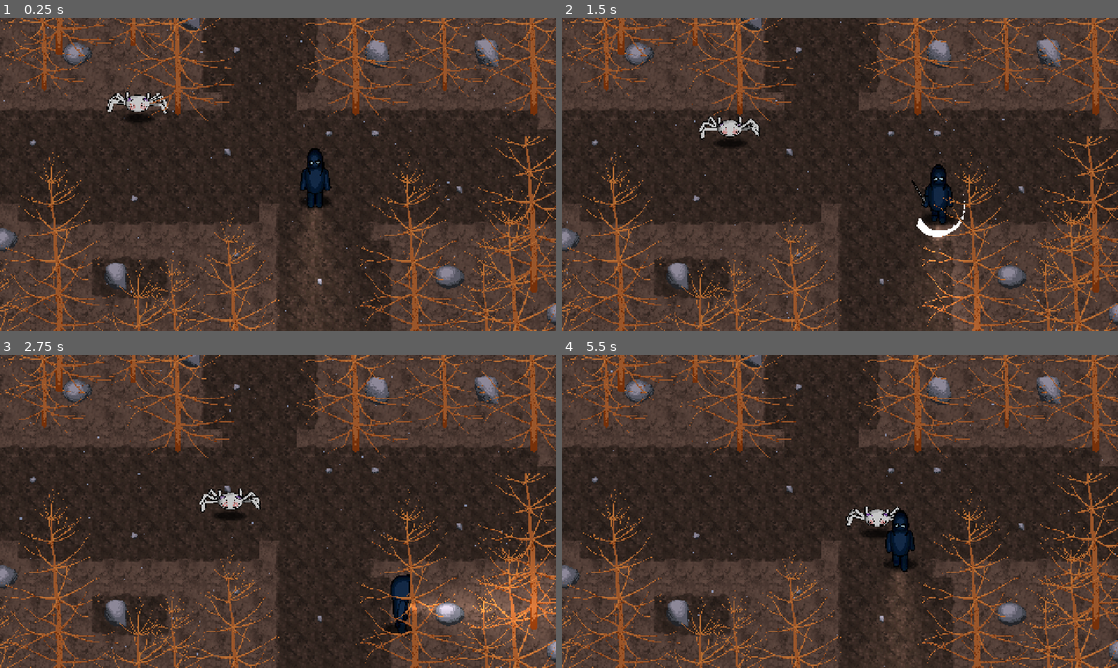
Above: before the commit, frames 1-4 (two rows, left to right).
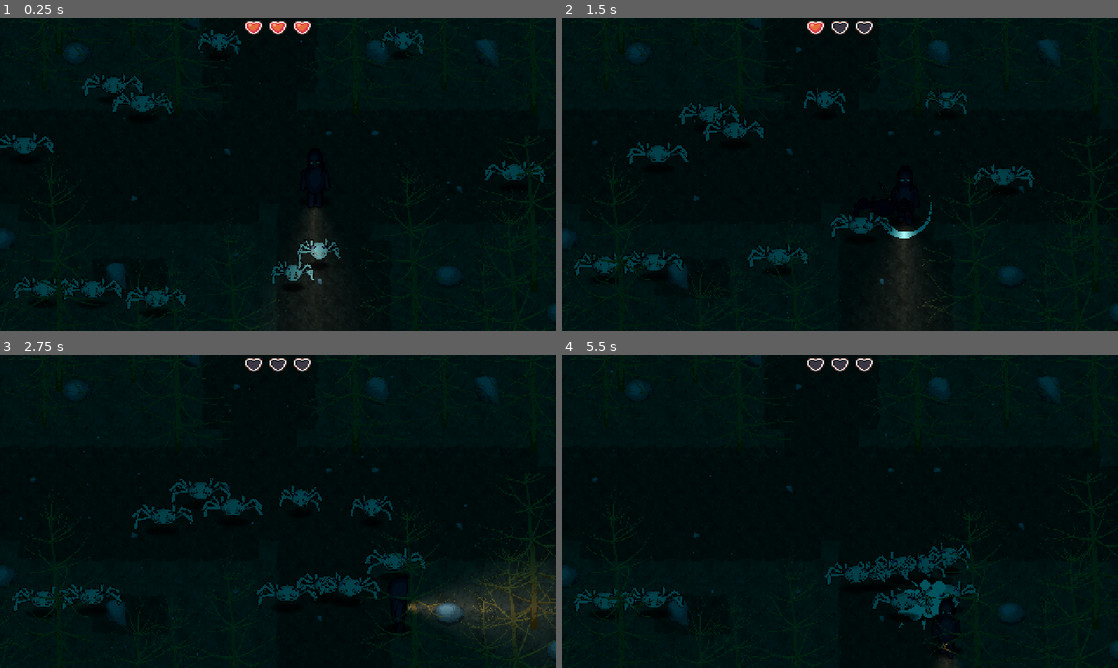
Above: after the commit, the same moments.

Repository: Schoji/horouge
Game: Godot game, scene res://Scenes/playground.tscn
Two runs of this game, one before a commit and one after it. Both use one fixed random seed, a clock stepped at 60 frames per second and the inputs below.
Inputs (mouse positions are in pixels of both pictures, inside the frame that each line leads up to):
- Up to frame 1 (0.25 s): no input
- Up to frame 2 (1.5 s): move the mouse to (962, 158) at 0.52 s; press the mouse at (962, 158) at 0.53 s; hold D (right) 0.53-1.28 s; move the mouse to (728, 190) at 1.27 s; release the mouse at (728, 190) at 1.28 s; hold S (down) from 1.28 s (still down); click (728, 190) at 1.35 s
- Up to frame 3 (2.75 s): move the mouse to (333, 442) at 2.02 s; release S (down) at 2.03 s; press the mouse at (333, 442) at 2.03 s; hold D (right) from 2.03 s (still down)
- Up to frame 4 (5.5 s): move the mouse to (812, 574) at 2.77 s; release D (right) at 2.78 s; release the mouse at (812, 574) at 2.78 s; hold W (up) 2.78-3.53 s; click (812, 574) at 2.85 s; move the mouse to (1006, 558) at 3.52 s; press the mouse at (1006, 558) at 3.53 s; hold A (left) 3.53-5.03 s; move the mouse to (673, 464) at 4.27 s; release the mouse at (673, 464) at 4.28 s; click (673, 464) at 4.35 s; move the mouse to (867, 511) at 5.02 s; press the mouse at (867, 511) at 5.03 s; hold S (down) from 5.03 s (still down)

The runs differ from the first frame. In frame 1, 99% of the frame differs, in the area x 0-100%, y 0-100%; in frame 2, 99%; in frame 3, 100%; in frame 4, 99%.

Commit message:
Added heart bar

Diff:
--- a/Enemy/Enemy.tscn
+++ b/Enemy/Enemy.tscn
@@ -527,9 +527,10 @@
 }
 
 [sub_resource type="RectangleShape2D" id="RectangleShape2D_fkela"]
-size = Vector2(23, 43)
+size = Vector2(36, 20)
 
 [sub_resource type="RectangleShape2D" id="RectangleShape2D_d2k2y"]
+size = Vector2(35.263645, 9.870235)
 
 [sub_resource type="Animation" id="Animation_fbm3w"]
 length = 0.001
@@ -628,13 +629,15 @@
 [node name="Hitbox" parent="." instance=ExtResource("4_fkela")]
 
 [node name="CollisionShape2D" type="CollisionShape2D" parent="Hitbox"]
-position = Vector2(-0.5, 2.5)
 shape = SubResource("RectangleShape2D_fkela")
 
 [node name="HurtBox" parent="." instance=ExtResource("5_d2k2y")]
+position = Vector2(0, -1)
+scale = Vector2(1.0658864, -1.1439674)
 
 [node name="CollisionShape2D" type="CollisionShape2D" parent="HurtBox"]
-scale = Vector2(1.1160159, 2.1765454)
+position = Vector2(-1.8626451e-09, -2.9802322e-08)
+scale = Vector2(1.1160158, 2.1765454)
 shape = SubResource("RectangleShape2D_d2k2y")
 
 [node name="DestroySprite" type="Sprite2D" parent="."]
--- a/Player/Player.tscn
+++ b/Player/Player.tscn
@@ -1,9 +1,10 @@
-[gd_scene load_steps=34 format=3 uid="uid://dpyjkn1nxm28c"]
+[gd_scene load_steps=38 format=3 uid="uid://dpyjkn1nxm28c"]
 
 [ext_resource type="Script" uid="uid://bibr0jv7bb4yx" path="res://Player/Scripts/player.gd" id="1_8g4oa"]
 [ext_resource type="Texture2D" uid="uid://dr1sv73afvs46" path="res://Assets/player_palette.png" id="2_j23h2"]
 [ext_resource type="Script" uid="uid://80n574d13weu" path="res://Player/Scripts/player_state_machine.gd" id="2_q3lat"]
 [ext_resource type="Script" uid="uid://cno5tpa6wayky" path="res://Player/Scripts/state_idle.gd" id="3_ddoul"]
+[ext_resource type="AudioStream" uid="uid://b2djvra6r6rty" path="res://Enemy/Audio/hit_00.wav" id="3_dm7nj"]
 [ext_resource type="Texture2D" uid="uid://bnh64na6ya7xe" path="res://Player/Sprites/AttackSprite01.png" id="3_vlldt"]
 [ext_resource type="Script" uid="uid://dueq7oc8gti2f" path="res://Player/Scripts/state_walk.gd" id="4_8g4oa"]
 [ext_resource type="Texture2D" uid="uid://dcd7i73b3dcs6" path="res://Player/Sprites/Shadow.png" id="4_j23h2"]
@@ -28,6 +29,30 @@
 "update": 1,
 "values": [82]
 }
+tracks/1/type = "value"
+tracks/1/imported = false
+tracks/1/enabled = true
+tracks/1/path = NodePath("Sprite2D:position")
+tracks/1/interp = 1
+tracks/1/loop_wrap = true
+tracks/1/keys = {
+"times": PackedFloat32Array(0),
+"transitions": PackedFloat32Array(1),
+"update": 0,
+"values": [Vector2(0, 0)]
+}
+tracks/2/type = "value"
+tracks/2/imported = false
+tracks/2/enabled = true
+tracks/2/path = NodePath("Sprite2D:self_modulate")
+tracks/2/interp = 1
+tracks/2/loop_wrap = true
+tracks/2/keys = {
+"times": PackedFloat32Array(0),
+"transitions": PackedFloat32Array(1),
+"update": 0,
+"values": [Color(1, 1, 1, 1)]
+}
 
 [sub_resource type="Animation" id="Animation_v0k0e"]
 resource_name = "attack_down"
@@ -177,6 +202,141 @@
 "transitions": PackedFloat32Array(1, 1),
 "update": 0,
 "values": [22, 23]
+}
+
+[sub_resource type="Animation" id="Animation_d7xyo"]
+resource_name = "stun_down"
+length = 0.4
+tracks/0/type = "value"
+tracks/0/imported = false
+tracks/0/enabled = true
+tracks/0/path = NodePath("Sprite2D:frame")
+tracks/0/interp = 1
+tracks/0/loop_wrap = true
+tracks/0/keys = {
+"times": PackedFloat32Array(0, 0.4),
+"transitions": PackedFloat32Array(1, 1),
+"update": 0,
+"values": [80, 85]
+}
+tracks/1/type = "value"
+tracks/1/imported = false
+tracks/1/enabled = true
+tracks/1/path = NodePath("Sprite2D:position")
+tracks/1/interp = 1
+tracks/1/loop_wrap = true
+tracks/1/keys = {
+"times": PackedFloat32Array(0, 0.2, 0.4),
+"transitions": PackedFloat32Array(1, 1, 1),
+"update": 0,
+"values": [Vector2(0, 0), Vector2(0, 10), Vector2(0, 0)]
+}
+tracks/2/type = "value"
+tracks/2/imported = false
+tracks/2/enabled = true
+tracks/2/path = NodePath("Sprite2D:self_modulate")
+tracks/2/interp = 1
+tracks/2/loop_wrap = true
+tracks/2/keys = {
+"times": PackedFloat32Array(0.033333335, 0.2, 0.4),
+"transitions": PackedFloat32Array(1, 1, 1),
+"update": 0,
+"values": [Color(1, 1, 1, 1), Color(0.93608564, 0, 0.2260921, 1), Color(1, 1, 1, 1)]
+}
+tracks/3/type = "audio"
+tracks/3/imported = false
+tracks/3/enabled = true
+tracks/3/path = NodePath("Audio/AudioStreamPlayer2D")
+tracks/3/interp = 1
+tracks/3/loop_wrap = true
+tracks/3/keys = {
+"clips": [{
+"end_offset": 0.0,
+"start_offset": 0.0,
+"stream": ExtResource("3_dm7nj")
+}],
+"times": PackedFloat32Array(0.06666667)
+}
+tracks/3/use_blend = true
+
+[sub_resource type="Animation" id="Animation_evw08"]
+resource_name = "stun_side"
+length = 0.4
+tracks/0/type = "value"
+tracks/0/imported = false
+tracks/0/enabled = true
+tracks/0/path = NodePath("Sprite2D:frame")
+tracks/0/interp = 1
+tracks/0/loop_wrap = true
+tracks/0/keys = {
+"times": PackedFloat32Array(0, 0.4),
+"transitions": PackedFloat32Array(1, 1),
+"update": 0,
+"values": [90, 94]
+}
+tracks/1/type = "value"
+tracks/1/imported = false
+tracks/1/enabled = true
+tracks/1/path = NodePath("Sprite2D:position")
+tracks/1/interp = 1
+tracks/1/loop_wrap = true
+tracks/1/keys = {
+"times": PackedFloat32Array(0, 0.2, 0.4),
+"transitions": PackedFloat32Array(1, 1, 1),
+"update": 0,
+"values": [Vector2(0, 0), Vector2(0, 10), Vector2(0, 0)]
+}
+tracks/2/type = "value"
+tracks/2/imported = false
+tracks/2/enabled = true
+tracks/2/path = NodePath("Sprite2D:self_modulate")
+tracks/2/interp = 1
+tracks/2/loop_wrap = true
+tracks/2/keys = {
+"times": PackedFloat32Array(0.033333335, 0.2, 0.4),
+"transitions": PackedFloat32Array(1, 1, 1),
+"update": 0,
+"values": [Color(1, 1, 1, 1), Color(0.93608564, 0, 0.2260921, 1), Color(1, 1, 1, 1)]
+}
+
+[sub_resource type="Animation" id="Animation_roy6y"]
+resource_name = "stun_up"
+length = 0.4
+tracks/0/type = "value"
+tracks/0/imported = false
+tracks/0/enabled = true
+tracks/0/path = NodePath("Sprite2D:frame")
+tracks/0/interp = 1
+tracks/0/loop_wrap = true
+tracks/0/keys = {
+"times": PackedFloat32Array(0, 0.4),
+"transitions": PackedFloat32Array(1, 1),
+"update": 0,
+"values": [100, 102]
+}
+tracks/1/type = "value"
+tracks/1/imported = false
+tracks/1/enabled = true
+tracks/1/path = NodePath("Sprite2D:position")
+tracks/1/interp = 1
+tracks/1/loop_wrap = true
+tracks/1/keys = {
+"times": PackedFloat32Array(0, 0.2, 0.4),
+"transitions": PackedFloat32Array(1, 1, 1),
+"update": 0,
+"values": [Vector2(0, 0), Vector2(0, 10), Vector2(0, 0)]
+}
+tracks/2/type = "value"
+tracks/2/imported = false
+tracks/2/enabled = true
+tracks/2/path = NodePath("Sprite2D:self_modulate")
+tracks/2/interp = 1
+tracks/2/loop_wrap = true
+tracks/2/keys = {
+"times": PackedFloat32Array(0.033333335, 0.2, 0.4),
+"transitions": PackedFloat32Array(1, 1, 1),
+"update": 0,
+"values": [Color(1, 1, 1, 1), Color(0.93608564, 0, 0.2260921, 1), Color(1, 1, 1, 1)]
 }
 
 [sub_resource type="AnimationLibrary" id="AnimationLibrary_6ysni"]
@@ -188,13 +348,15 @@
 &"idle_down": SubResource("Animation_ddoul"),
 &"idle_side": SubResource("Animation_vlldt"),
 &"idle_up": SubResource("Animation_6ysni"),
+&"stun_down": SubResource("Animation_d7xyo"),
+&"stun_side": SubResource("Animation_evw08"),
+&"stun_up": SubResource("Animation_roy6y"),
 &"walk_down": SubResource("Animation_j23h2"),
 &"walk_side": SubResource("Animation_0j2ni"),
 &"walk_up": SubResource("Animation_s1rgi")
 }
 
-[sub_resource type="RectangleShape2D" id="RectangleShape2D_p7tob"]
-size = Vector2(20, 25)
+[sub_resource type="CapsuleShape2D" id="CapsuleShape2D_dm7nj"]
 
 [sub_resource type="Animation" id="Animation_3mea3"]
 length = 0.001
@@ -430,7 +592,8 @@
 
 [sub_resource type="CircleShape2D" id="CircleShape2D_v0k0e"]
 
-[sub_resource type="CircleShape2D" id="CircleShape2D_dm7nj"]
+[sub_resource type="CapsuleShape2D" id="CapsuleShape2D_p7tob"]
+height = 36.0
 
 [node name="Player" type="CharacterBody2D"]
 motion_mode = 1
@@ -448,8 +611,8 @@
 }
 
 [node name="CollisionShape2D" type="CollisionShape2D" parent="."]
-position = Vector2(0, 7.5)
-shape = SubResource("RectangleShape2D_p7tob")
+position = Vector2(2, 8)
+shape = SubResource("CapsuleShape2D_dm7nj")
 
 [node name="Sprite2D" type="Sprite2D" parent="."]
 texture = ExtResource("2_j23h2")
@@ -507,6 +670,9 @@
 debug_color = Color(0.93631685, 1.8000901e-05, 0.63481766, 0.41960785)
 
 [node name="HitBox" parent="Interactions" instance=ExtResource("13_p7tob")]
+position = Vector2(-1, 0)
+collision_layer = 258
 
 [node name="CollisionShape2D" type="CollisionShape2D" parent="Interactions/HitBox"]
-shape = SubResource("CircleShape2D_dm7nj")
+position = Vector2(3, 6)
+shape = SubResource("CapsuleShape2D_p7tob")
--- a/Player/Scripts/player.gd
+++ b/Player/Scripts/player.gd
@@ -1,6 +1,9 @@
 class_name Player extends CharacterBody2D
 
+var isAttacked: bool = false
 var cardinal_direction: Vector2 = Vector2.DOWN
+@export var hp: int = 3
+@export var max_hp: int = 3
 const DIR_4 = [Vector2.RIGHT, Vector2.DOWN, Vector2.LEFT, Vector2.UP]
 var direction: Vector2 = Vector2.ZERO
 var mouseScreenPosition: String = "down"
@@ -8,15 +11,34 @@
 @onready var sprite: Sprite2D = $Sprite2D
 @onready var state_machine: PlayerStateMachine = $StateMachine
 @onready var animation_player: AnimationPlayer = $AnimationPlayer
+@onready var hit_box: HitBox = $Interactions/HitBox
 
 signal DirectionChanged(new_direction: Vector2)
+signal healthChanged()
 
 func _ready() -> void:
 	state_machine.Initialize(self)
-
+	hit_box.Damaged.connect(TakeDamage)
 	pass
 
 
+func TakeDamage(_damage: int) -> void:
+	if isAttacked:  # Zabezpieczenie przed wielokrotnym hitem
+		return
+	if (hp > 0):
+		hp = hp - _damage
+
+	healthChanged.emit(hp)
+	isAttacked = true
+
+	if hp <= 0:
+		UpdateAnimation("destroy")
+		await animation_player.animation_finished
+		print("You are dead!")
+	else:
+		UpdateAnimation("stun")
+		await animation_player.animation_finished
+		isAttacked = false
 
 func _process(_delta: float) -> void:
 	direction = Vector2(
--- a/Scenes/playground.tscn
+++ b/Scenes/playground.tscn
@@ -1,5 +1,6 @@
-[gd_scene load_steps=15 format=3 uid="uid://06ga3gv10hlc"]
+[gd_scene load_steps=18 format=3 uid="uid://06ga3gv10hlc"]
 
+[ext_resource type="Script" uid="uid://csnr3jp0wbumi" path="res://world.gd" id="1_73bjl"]
 [ext_resource type="PackedScene" uid="uid://dpyjkn1nxm28c" path="res://Player/Player.tscn" id="1_uof5o"]
 [ext_resource type="PackedScene" path="res://ground_01.tscn" id="2_6xle2"]
 [ext_resource type="PackedScene" uid="uid://tbhp2nsl8sac" path="res://Enemy/Enemy.tscn" id="3_u4ce8"]
@@ -8,6 +9,8 @@
 [ext_resource type="PackedScene" path="res://trees_01.tscn" id="6_vl51c"]
 [ext_resource type="PackedScene" path="res://rocks_02.tscn" id="7_opmy1"]
 [ext_resource type="Script" path="res://Player/Scripts/rain.gd" id="8_wqftc"]
+[ext_resource type="Script" uid="uid://bktj70ccb7ure" path="res://GeneralNodes/Spawner.gd" id="9_m3lqc"]
+[ext_resource type="PackedScene" uid="uid://2fc4iucpxh5m" path="res://hearts_container.tscn" id="10_6hjy0"]
 
 [sub_resource type="TileSetAtlasSource" id="TileSetAtlasSource_vl51c"]
 texture = ExtResource("5_3e07v")
@@ -52,6 +55,7 @@
 
 [node name="Playground" type="Node2D"]
 y_sort_enabled = true
+script = ExtResource("1_73bjl")
 
 [node name="Player" parent="." instance=ExtResource("1_uof5o")]
 y_sort_enabled = true
@@ -98,7 +102,6 @@
 script = ExtResource("8_wqftc")
 
 [node name="CanvasModulate" type="CanvasModulate" parent="."]
-visible = false
 color = Color(1.2032687e-07, 0.32094774, 0.36649996, 1)
 
 [node name="Wall" type="StaticBody2D" parent="."]
@@ -118,3 +121,17 @@
 [node name="CollisionShape2D4" type="CollisionShape2D" parent="Wall"]
 position = Vector2(237.5, -11)
 shape = SubResource("RectangleShape2D_73bjl")
+
+[node name="Spawner" type="Node2D" parent="."]
+script = ExtResource("9_m3lqc")
+
+[node name="CanvasLayer" type="CanvasLayer" parent="."]
+
+[node name="HeartsContainer" parent="CanvasLayer" instance=ExtResource("10_6hjy0")]
+anchors_preset = 5
+anchor_left = 0.5
+anchor_right = 0.5
+offset_left = -29.0
+offset_right = 29.0
+offset_bottom = 16.0
+grow_horizontal = 2
--- /dev/null
+++ b/heart_gui.gd
@@ -0,0 +1,9 @@
+extends Panel
+
+@onready var sprite = $Sprite2D
+
+func update(whole: bool):
+	if whole == true:
+		sprite.frame = 4
+	else:
+		sprite.frame = 0
--- /dev/null
+++ b/heart_gui.tscn
@@ -0,0 +1,17 @@
+[gd_scene load_steps=3 format=3 uid="uid://c1cvphwttbkqp"]
+
+[ext_resource type="Texture2D" uid="uid://d34t1tvvy8wdk" path="res://Assets/Heart.png" id="1_1xhc3"]
+[ext_resource type="Script" uid="uid://ct5w5x3mrc4wd" path="res://heart_gui.gd" id="1_460sw"]
+
+[node name="HeartGui" type="Panel"]
+self_modulate = Color(1, 1, 1, 0)
+custom_minimum_size = Vector2(16, 16)
+offset_right = 16.0
+offset_bottom = 16.0
+script = ExtResource("1_460sw")
+
+[node name="Sprite2D" type="Sprite2D" parent="."]
+texture = ExtResource("1_1xhc3")
+centered = false
+hframes = 5
+frame = 4
--- /dev/null
+++ b/hearts_container.gd
@@ -0,0 +1,15 @@
+extends HBoxContainer
+
+@onready var HeartGuiClass = preload("res://heart_gui.tscn")
+func setMaxHearts(max_hearts: int):
+	for i in range(max_hearts):
+		var heart = HeartGuiClass.instantiate()
+		add_child(heart)
+
+func updateHearts(currentHealth: int):
+	var hearts = get_children()
+	for i in range(currentHealth):
+		hearts[i].update(true)
+
+	for i in range(currentHealth, hearts.size()):
+		hearts[i].update(false)
--- /dev/null
+++ b/hearts_container.tscn
@@ -0,0 +1,7 @@
+[gd_scene load_steps=2 format=3 uid="uid://2fc4iucpxh5m"]
+
+[ext_resource type="Script" uid="uid://076ycdeyqqlt" path="res://hearts_container.gd" id="1_xvvbr"]
+
+[node name="HeartsContainer" type="HBoxContainer"]
+theme_override_constants/separation = 5
+script = ExtResource("1_xvvbr")
--- /dev/null
+++ b/world.gd
@@ -0,0 +1,9 @@
+extends Node
+
+@onready var hearts_container: HBoxContainer = $CanvasLayer/HeartsContainer
+@onready var player: Player = $Player
+
+func _ready() -> void:
+	hearts_container.setMaxHearts(player.max_hp)
+	hearts_container.updateHearts(player.hp)
+	player.healthChanged.connect(hearts_container.updateHearts)
Binary file added: Assets/Heart.png
Not shown, added: Assets/Heart.png.import
Not shown, added: heart_gui.gd.uid
Not shown, added: hearts_container.gd.uid
Not shown, added: world.gd.uid
